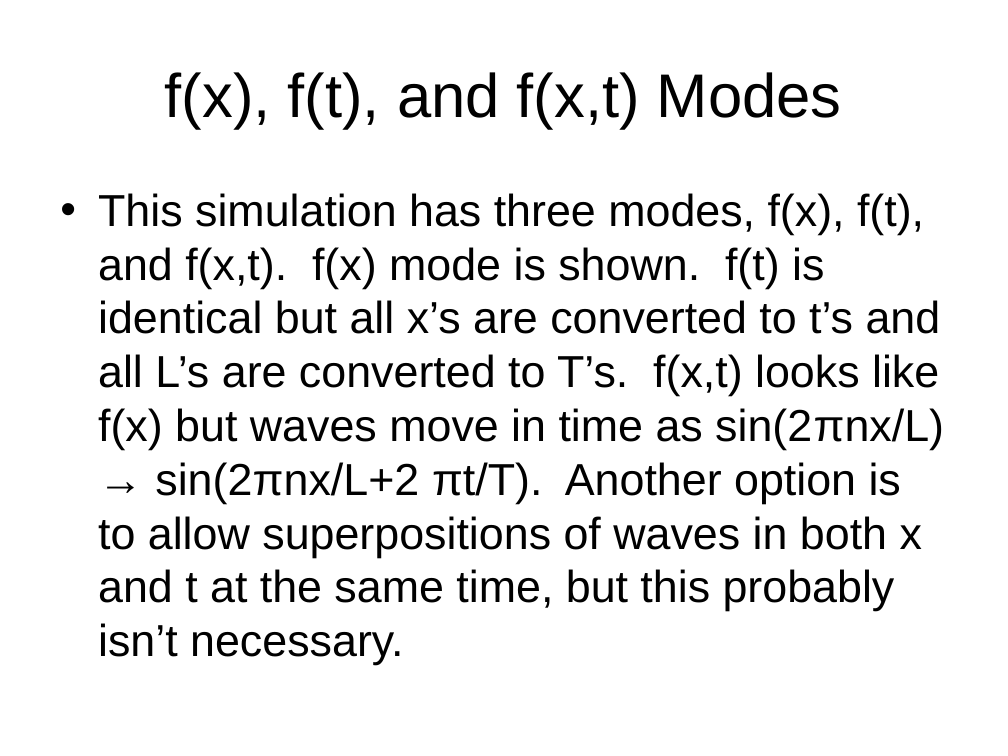
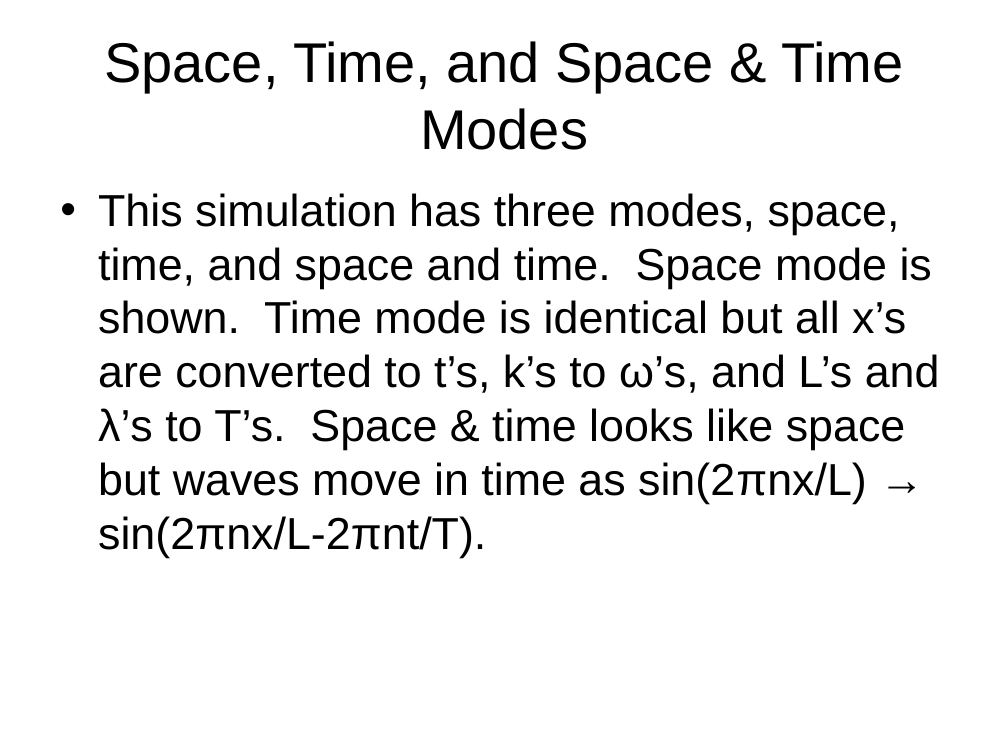
Before and after one commit to mleoking/PhET, a slide deck: slide 9 of fourier/doc/Fourier_Design_Outline.ppt (slide 5 before the commit). Drawn at 1008x756 pixels with LibreOffice and Linux fonts; fonts in the diff are those of the drawing. Boxes give left, top, right and bottom in pixels: in the first picture for what was removed or moved away, otherwise in the second. Text is boxed around its words. In the diff, an @@ line names an element or a change of style, - is before the commit and + after.

```diff
--- a/fourier/doc/Fourier_Design_Outline.ppt
+++ b/fourier/doc/Fourier_Design_Outline.ppt
@@ title at (104,41,903,150): text changed; size 44 to 40 pt @@
-f(x), f(t), and f(x,t) Modes
+Space, Time, and Space & Time Modes
@@ text at (98,193,940,557): text changed @@
-• This simulation has three modes, f(x), f(t), and f(x,t). f(x) mode is shown. f(t) is identical but all x’s are converted to t’s and all L’s are converted to T’s. f(x,t) looks like f(x) but waves move in time as sin(2πnx/L) → sin(2πnx/L+2 πt/T). Another option is to allow superpositions of waves in both x and t at the same time, but this probably isn’t necessary.
+• This simulation has three modes, space, time, and space and time. Space mode is shown. Time mode is identical but all x’s are converted to t’s, k’s to ω’s, and L’s and λ’s to T’s. Space & time looks like space but waves move in time as sin(2πnx/L) → sin(2πnx/L-2πnt/T).
```
Also in this commit, not shown: 10 other slides changed, 16 slides added, 6 slides removed.
